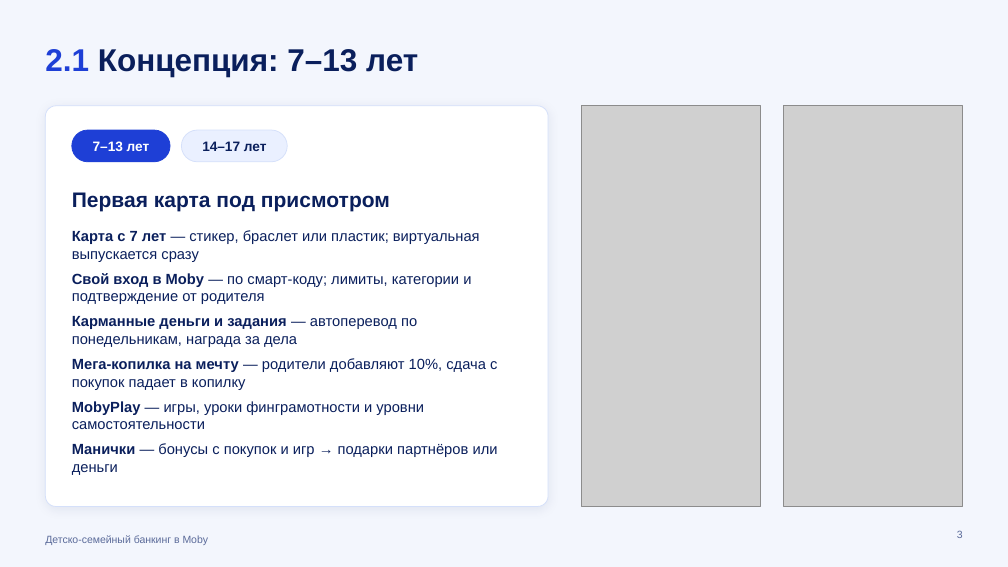
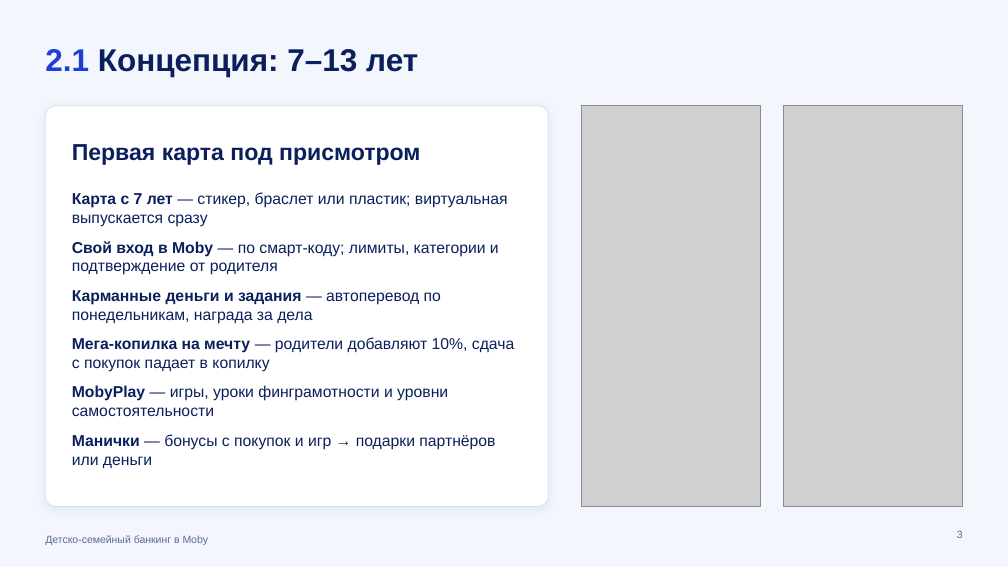
Before and after one commit to kvasiuum/hackatonmtbank, a slide deck: slide 3 of presentation/Moby_Семья_презентация.pptx. Drawn at 1008x567 pixels with LibreOffice and Linux fonts; fonts in the diff are those of the drawing; grey boxes stand for pictures. Boxes give left, top, right and bottom in pixels: in the first picture for what was removed or moved away, otherwise in the second. Text is boxed around its words. In the diff, an @@ line names an element or a change of style, - is before the commit and + after.

```diff
--- a/presentation/Moby_Семья_презентация.pptx
+++ b/presentation/Moby_Семья_презентация.pptx
@@ text "Первая карта под присмотром": place and size @@
-text "Первая карта под присмотром" at box(72, 192, 390, 211)
+text "Первая карта под присмотром" at box(72, 144, 420, 165)
@@ text "Первая карта под присмотром" at box(72, 144, 420, 165): size 20 to 22 pt @@
@@ rounded rectangle removed at box(72, 130, 170, 162) @@
@@ text removed at box(93, 141, 150, 151) @@
-7–13 лет
@@ rounded rectangle removed at box(181, 130, 287, 162) @@
@@ text removed at box(202, 141, 267, 151) @@
-14–17 лет
@@ text "Карта с 7 лет — ...": place and size @@
-text "Карта с 7 лет — ..." at box(72, 230, 498, 475)
+text "Карта с 7 лет — ..." at box(72, 192, 514, 468)
@@ text "Карта с 7 лет — ..." at box(72, 192, 514, 468): size 14 to 15 pt; more space between paragraphs @@
```
Also in this commit, not shown: 11 other slides changed.
